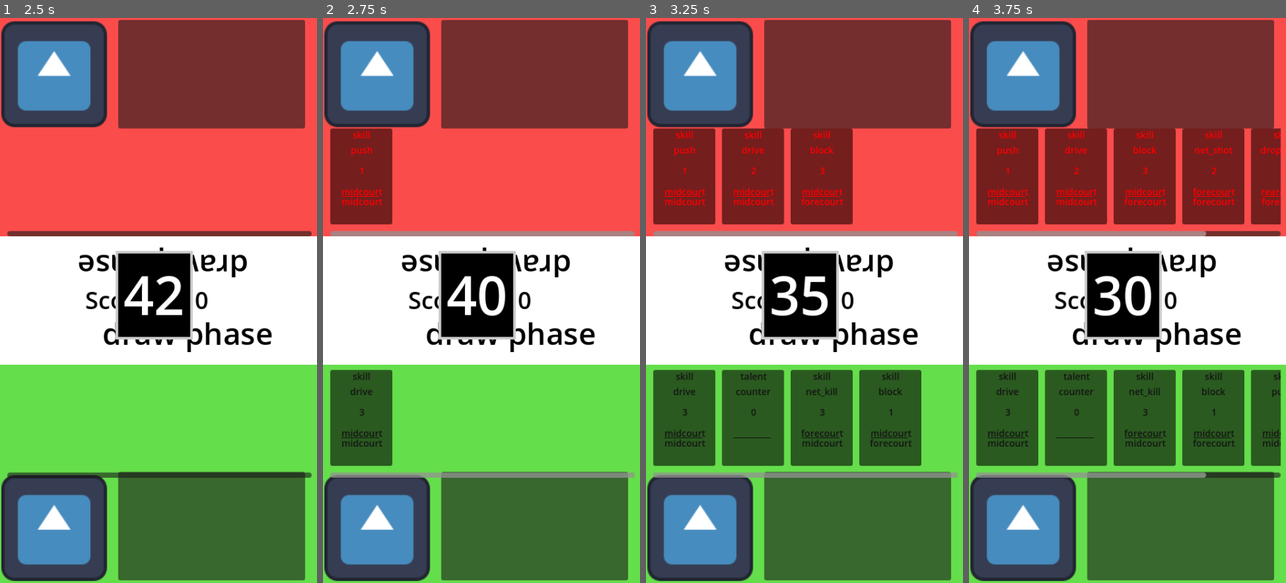
Above: before the commit, frames 1-4 (left to right).
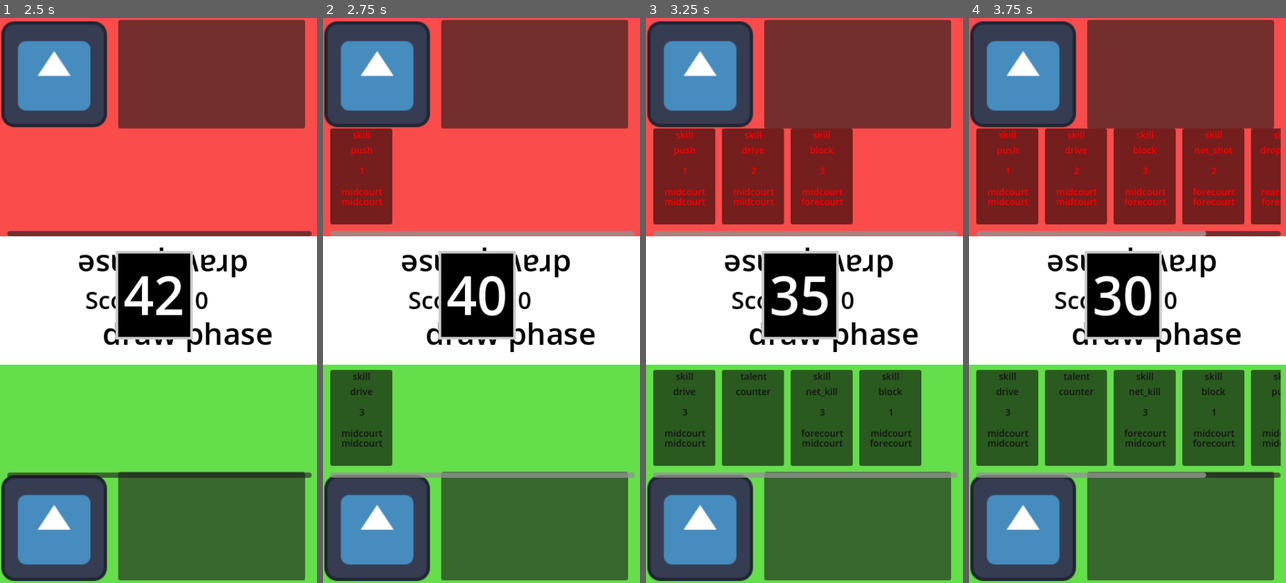
Above: after the commit, the same moments.

Repository: NotThatGhost/badkada-tcg
Game: Godot game, scene res://scenes/menus/main_menu.tscn
Two runs of this game, one before a commit and one after it. Both use one fixed random seed, a clock stepped at 60 frames per second and the inputs below. The engine's default icon, where the game draws it, is replaced by a stand-in: a white triangle on a blue panel in a dark square.
Inputs (mouse positions are in pixels of both pictures, inside the frame that each line leads up to):
- Up to frame 1 (2.5 s): click "Play" at 0.5 s; move the mouse to (142, 413) at 1.27 s; hold W 1.28-2 s; hold Right mouse button (ui_select) 1.28-2 s; click (142, 413) at 1.42 s; click (158, 300) at 2 s
- Up to frame 2 (2.75 s): no input
- Up to frame 3 (3.25 s): drag from (899, 385) to (788, 413) at 2.77 s
- Up to frame 4 (3.75 s): move the mouse to (1032, 215) at 3.52 s; hold A from 3.53 s (still down); hold Right mouse button (ui_select) from 3.53 s (still down); tap O at 3.6 s

Frame 1 is identical in both runs. In frame 2, less than 0.1% of the frame differs, in the area x 5-18%, y 31-75%; in frame 3, 0.1%; in frame 4, 0.1%, in the area x 5-99%, y 31-75%.

Commit message:
pre_alpha 1.5.0
AI responds to every card accordingly, its almost over

Diff:
--- a/scenes/play_area/main_scene.tscn
+++ b/scenes/play_area/main_scene.tscn
@@ -19,6 +19,21 @@
 border_width_top = 4
 border_width_right = 4
 border_width_bottom = 4
+
+[sub_resource type="Animation" id="Animation_no8t4"]
+length = 0.001
+tracks/0/type = "value"
+tracks/0/imported = false
+tracks/0/enabled = true
+tracks/0/path = NodePath("DeckIcon:visible")
+tracks/0/interp = 1
+tracks/0/loop_wrap = true
+tracks/0/keys = {
+"times": PackedFloat32Array(0),
+"transitions": PackedFloat32Array(1),
+"update": 1,
+"values": [false]
+}
 
 [sub_resource type="Animation" id="Animation_denf3"]
 resource_name = "beginning_draw_animation"
@@ -120,21 +135,6 @@
 }]
 }
 
-[sub_resource type="Animation" id="Animation_no8t4"]
-length = 0.001
-tracks/0/type = "value"
-tracks/0/imported = false
-tracks/0/enabled = true
-tracks/0/path = NodePath("DeckIcon:visible")
-tracks/0/interp = 1
-tracks/0/loop_wrap = true
-tracks/0/keys = {
-"times": PackedFloat32Array(0),
-"transitions": PackedFloat32Array(1),
-"update": 1,
-"values": [false]
-}
-
 [sub_resource type="AnimationLibrary" id="AnimationLibrary_rx5v4"]
 _data = {
 "RESET": SubResource("Animation_no8t4"),
@@ -352,6 +352,7 @@
 
 [node name="DeckIcon" type="Panel" parent="."]
 visible = false
+layout_mode = 0
 offset_left = 175.0
 offset_top = 352.0
 offset_right = 292.0
--- a/scripts/entities/card.gd
+++ b/scripts/entities/card.gd
@@ -29,6 +29,21 @@
 	CardHandler.connect("card_selected", set_card_usability)
 	CardHandler.connect("reset_card_usage", reset_card_usage)
 	intitialize_card()
+
+func set_card_visible_info():
+	$CARDNAME.set_text(str(card_name))
+	$TARGET.set_text(str(target_area))
+	$AREA.set_text(str(card_area))
+	$CARDTYPE.set_text(str(card_type))
+	$POWER.set_text(str(power_level))
+	if card_area == "" || target_area == "":
+		$Line2D.visible = false
+	else:
+		$Line2D.visible = true
+	if power_level == 0:
+		$POWER.visible = false
+	else:
+		$POWER.visible = true
 
 func check_card_usability(type_of_card:String):
 # Yeah this ones a bit fucky but it should work and I have a deadline
@@ -62,6 +77,8 @@
 				#return false
 
 func set_card_usability(selected = null):
+	set_card_visible_info()
+
 	if selected == null:
 		selected = false
 	CardHandler.times_set_usability += 1
@@ -135,8 +152,7 @@
 
 
 func intitialize_card():
-	$CARDNAME.set_text(card_name)
-	$CARDTYPE.set_text(card_type)
+	set_card_visible_info()
 	#reset_card_usage()
 	set_card_usability()
 	if CardHandler.hide_player_2_cards == true && card_owner == 2:
@@ -214,10 +230,14 @@
 								CardHandler.emit_signal("power_select_screen_activate", card_owner, true)
 								while CardHandler.power_select_screen_visible_player_1 == true:
 									await get_tree().create_timer(.1).timeout
+									# This prevents anything from happening until the player selects a card
 								self.power_level = CardHandler.player_1_selected_card_power
 								card_name = CardHandler.player_1_selected_card_traits[0]
 								card_area = CardHandler.player_1_selected_card_traits[1]
 								target_area = CardHandler.player_1_selected_card_traits[2]
+								card_type = CardHandler.player_1_selected_card_traits[3]
+
+								CardHandler.deception_card_in_effect = true
 							2:
 								CardHandler.emit_signal("power_select_screen_activate", card_owner, true)
 								while CardHandler.power_select_screen_visible_player_2 == true:
@@ -226,6 +246,8 @@
 								card_name = CardHandler.player_2_selected_card_traits[0]
 								card_area = CardHandler.player_2_selected_card_traits[1]
 								target_area = CardHandler.player_2_selected_card_traits[2]
+								card_type = CardHandler.player_2_selected_card_traits[3]
+								CardHandler.deception_card_in_effect = true
 					"anticipate":
 						var random_number = randi_range(1, 2)
 						print("random number: ", random_number)
@@ -280,7 +302,9 @@
 					if CardHandler.player_2_card_use_buffer >= CardHandler.player_1_card_use_buffer:
 						CardHandler.counter_card_in_effect = false
 	if CardHandler.counter_card_in_effect == false:
-
+		if CardHandler.deception_card_in_effect == true:
+			CardHandler.emit_signal("card_used")
+			return
 		match card_owner:
 			1:
 				CardHandler.player_2_card_use_buffer = 0
@@ -334,12 +358,18 @@
 
 func use_selected_card():
 	if card_selected == true:
+		if CardHandler.deception_card_in_effect == true:
+			CardHandler.deception_card_in_effect = false
+			select_card()
+			return
 		set_card_usability(true)
 		match card_owner:
 			1:
 				CardHandler.player_1_card_use_buffer += 1
+				CardHandler.player_1_selected_card = ""
 			2:
 				CardHandler.player_2_card_use_buffer += 1
+				CardHandler.player_2_selected_card = ""
 
 func select_card(status_override = null):
 	card_selected = !card_selected
@@ -357,6 +387,7 @@
 						CardHandler.player_1_selected_card_traits.append(card_name)
 						CardHandler.player_1_selected_card_traits.append(card_area)
 						CardHandler.player_1_selected_card_traits.append(target_area)
+						CardHandler.player_1_selected_card_traits.append(card_type)
 					CardHandler.player_1_selected_card_count += 1
 					card_in_selected_series = CardHandler.player_1_selected_card_count
 					self_modulate = Color8(0, 0, 255, 255)
@@ -384,6 +415,7 @@
 						CardHandler.player_2_selected_card_traits.append(card_name)
 						CardHandler.player_2_selected_card_traits.append(card_area)
 						CardHandler.player_2_selected_card_traits.append(target_area)
+						CardHandler.player_2_selected_card_traits.append(card_type)
 					CardHandler.player_2_selected_card_count += 1
 					card_in_selected_series = CardHandler.player_2_selected_card_count
 					self_modulate = Color8(0, 0, 255, 255)
@@ -404,13 +436,21 @@
 
 func _on_touch_screen_button_pressed() -> void:
 	if Input.is_action_pressed("ui_select"):
-		if CardHandler.player_1_selected_card == "" || CardHandler.player_1_selected_card == card_name || card_type != "skill":
-			select_card()
-			return
-		else:
-			print("This bitch unselectable!")
-			return
-
+		match card_owner:
+			1:
+				if CardHandler.player_1_selected_card == "" || CardHandler.player_1_selected_card == card_name || card_type != "skill":
+					select_card()
+					return
+				else:
+					print("This bitch unselectable!")
+					return
+			2:
+				if CardHandler.player_2_selected_card == "" || CardHandler.player_2_selected_card == card_name || card_type != "skill":
+					select_card()
+					return
+				else:
+					print("This bitch unselectable!")
+					return
 	if card_active == true:
 		use_card()
 
--- a/scripts/entities/player_2_ai.gd
+++ b/scripts/entities/player_2_ai.gd
@@ -11,19 +11,19 @@
 	TurnAndPhaseHandler.connect("player_turn_changed", play)
 
 func play(unused_parameter = null):
-	await get_tree().create_timer(.5).timeout
 	if active_status == false:
 		return
 	var already_attempted_card_indexes = []
 	while TurnAndPhaseHandler.player_in_turn == 2:
+		await get_tree().create_timer(.5).timeout
 		if TurnAndPhaseHandler.player_in_turn != 2:
 			print("ai turn over")
 			return
 		var random_number = randi_range(0, $"../CardHolder_Player2".get_child_count()) - 1
 		var card_in_use =  $"../CardHolder_Player2".get_child(random_number)
 		if already_attempted_card_indexes.has(random_number) == false:
-			if card_in_use.card_type != "talent" && card_in_use.card_active == true && card_in_use.card_area == CardHandler.player_1_current_target:
-				if card_in_use.card_type == "skill" && card_in_use.power_level >= CardHandler.player_1_current_power:
+			if card_in_use.card_active == true && card_in_use.card_area == CardHandler.player_1_current_target:
+				if  card_in_use.card_type == "skill" && card_in_use.power_level >= CardHandler.player_1_current_power:
 					print("ai_FUCK YEAH")
 				else:
 					if card_in_use.card_type == "skill":
@@ -31,15 +31,45 @@
 						$"../CardHolder_Player2".get_child(search_for_highest_power_level_card_available()).use_card()
 						temporary_highest_power_level_card_index = 0
 						temporary_power_level_buffer = 0
-				card_in_use.use_card()
-				print("Player 2 AI using card: " +str($"../CardHolder_Player2".get_child(random_number)))
-				already_attempted_card_indexes.append(random_number)
+						print("Player 2 AI using card after power check: " +str($"../CardHolder_Player2".get_child(random_number)))
+						return
+					if card_in_use.card_type == "talent":
+						match card_in_use.card_name:
+							"intimidate1", "intimidate2":
+								use_card(card_in_use, random_number)
+							"deception1", "deception2", "deception3":
+								deception_card_effect()
+								use_card(card_in_use, random_number)
+							"anticipate1", "anticipate2":
+								use_card(card_in_use, random_number)
+							"counter1", "counter2":
+								use_card(card_in_use, random_number)
+				use_card(card_in_use, random_number)
+				return
 			else:
 				pass
 		else:
 			pass
-		print("P2AI Card used!")
+		print("P2AI Card attempted!")
+		already_attempted_card_indexes.append(random_number)
 
+func use_card(card_in_use = null, random_number = null):
+	card_in_use.use_card()
+	print("Player 2 AI using card: " +str($"../CardHolder_Player2".get_child(random_number)))
+	return
+
+func deception_card_effect():
+	var selected_card_found = false
+	var already_attempted_card_indexes = []
+	while selected_card_found == false:
+		var random_number = randi_range(0, $"../CardHolder_Player2".get_child_count()) - 1
+		var random_selected_card = $"../CardHolder_Player2".get_child(random_number)
+		if already_attempted_card_indexes.has(random_number):
+			if random_selected_card.card_active == true && random_selected_card.card_area == random_selected_card.player_1_current_target:
+				selected_card_found = true
+				random_selected_card.select_card()
+			else:
+				already_attempted_card_indexes.append(random_number)
 
 func search_for_highest_power_level_card_available():
 	for n in $"../CardHolder_Player2".get_child_count():
--- a/scripts/levels_and_menus/main_scene.gd
+++ b/scripts/levels_and_menus/main_scene.gd
@@ -3,6 +3,8 @@
 const RALLY_CHOICE_POPUP_PATH = preload("res://scenes/menus/rally_choice_popup.tscn")
 
 func _ready() -> void:
+	TurnAndPhaseHandler.player_1_card_holder = $PlayArea_Player1/HScrollBar/CardHolder_Player1
+	TurnAndPhaseHandler.player_2_card_holder = $PlayArea_Player2/HScrollBar/CardHolder_Player2
 	update_phase_label_text()
 	$DeckIcon/DECKSIZECOUNT.set_text(str(CardHandler.game_use_deck.size()))
 	TurnAndPhaseHandler.connect("phase_changed", update_phase_label_text)
@@ -52,7 +54,7 @@
 
 
 func player_1_power_button_function(selected_power:int):
-	CardHandler.player_1_selected_card_power = 1
+	CardHandler.player_1_selected_card_power = selected_power
 	$Player1DeceptionPanel.visible = false
 	CardHandler.power_select_screen_visible_player_1 = false
 
--- a/scripts/singletons/card_handler.gd
+++ b/scripts/singletons/card_handler.gd
@@ -11,6 +11,7 @@
 var cancel_card_in_effect = false
 var anticipate_card_in_effect = false
 var counter_card_in_effect = false
+var deception_card_in_effect = false
 var power_select_screen_visible_player_1 = true
 var power_select_screen_visible_player_2 = true
 
--- a/scripts/singletons/turn_and_phase_handler.gd
+++ b/scripts/singletons/turn_and_phase_handler.gd
@@ -1,10 +1,14 @@
 extends Node
+
+var player_1_card_holder
+var player_2_card_holder
+
 
 var player_1_phase = ""
 var player_2_phase = ""
 
 var player_1_wants_to_rally = false
-var player_2_wants_to_rally = true
+var player_2_wants_to_rally = false
 
 var player_1_ready_for_next_phase = false
 var player_2_ready_for_next_phase = false
@@ -146,7 +150,27 @@
 	#next_phase()
 
 
-
+func check_player_card_power_levels(player_to_check:int):
+	var temporary_power_level_buffer : int
+	match player_to_check:
+		1:
+			for n in player_1_card_holder.get_child_count():
+				print("Checking player 1 card power level: " +str( player_1_card_holder.get_child(n)))
+				if player_1_card_holder.get_child(n).power_level > CardHandler.player_2_current_power && player_1_card_holder.get_child(n).card_active == true:
+					return true
+				else:
+					print("Card not powerful enough!")
+			print("Player 1's cards arent high enough")
+			return false
+		2:
+			for n in player_2_card_holder.get_child_count():
+				print("Checking player 2 card power levels" +str( player_2_card_holder.get_child(n)))
+				if player_2_card_holder.get_child(n).power_level > CardHandler.player_1_current_power && player_2_card_holder.get_child(n).card_active == true:
+					return true
+				else:
+					print("Card not powerful enough!")
+			print("Player 2's cards arent high enough")
+			return false
 
 func check_for_rally_winner():
 	if current_phase_index != 2:
@@ -156,12 +180,12 @@
 	var rally_winner = 0
 	#if current_phase_index == 2:
 	if CardHandler.player_1_current_power > 0:
-		if CardHandler.player_1_current_power < CardHandler.player_2_current_power:
+		if CardHandler.player_1_current_power < CardHandler.player_2_current_power && check_player_card_power_levels(1) == false:
 			rally_winner = 2
 		else:
 			pass
 	if CardHandler.player_2_current_power > 0:
-		if CardHandler.player_2_current_power < CardHandler.player_1_current_power:
+		if CardHandler.player_2_current_power < CardHandler.player_1_current_power && check_player_card_power_levels(2) == false:
 			rally_winner = 1
 		else:
 			pass
@@ -169,6 +193,8 @@
 		rally_winner = 2
 	elif CardHandler.player_2_usable_cards.count("skill") == 0:
 		rally_winner = 1
+	CardHandler.player_1_selected_card = ""
+	CardHandler.player_2_selected_card = ""
 	match rally_winner:
 			1:
 				ScoreHandler.player_1_score += 1
